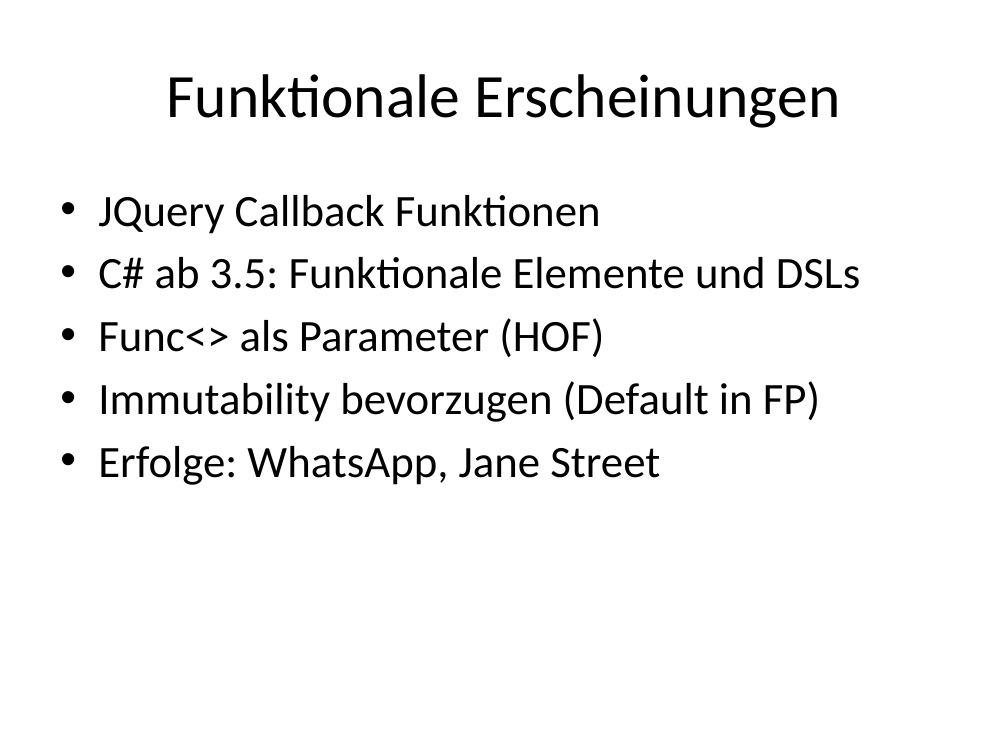
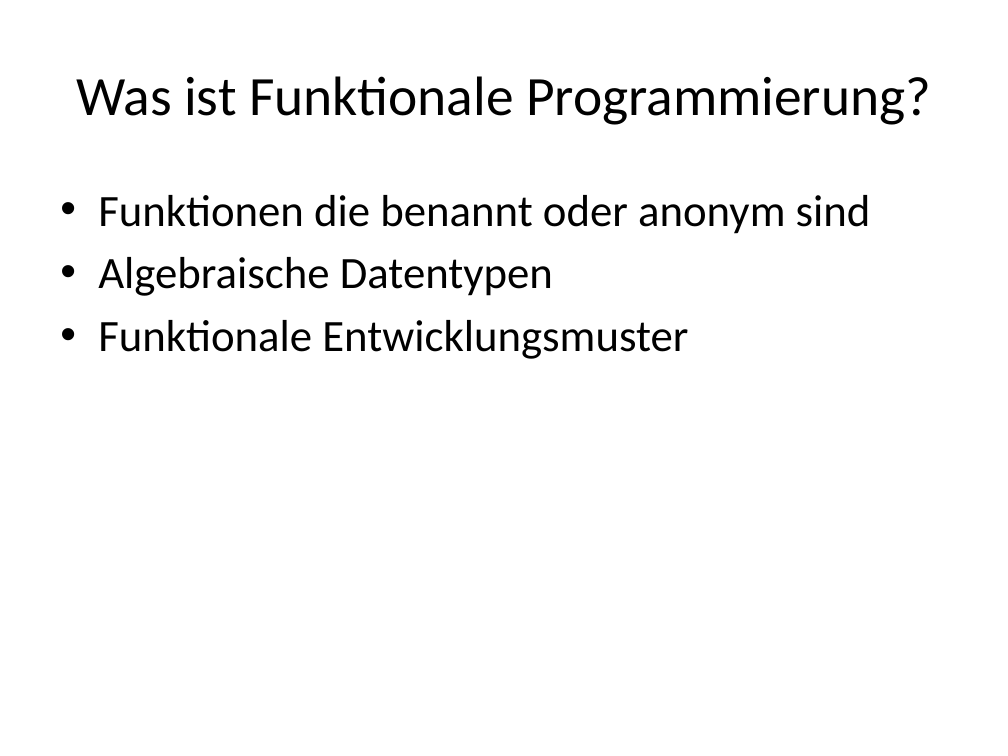
Before and after one commit to ronaldboehm/talks, a slide deck: slide 9 of 20151202/Einführung20151202.pptx (slide 7 before the commit). Drawn at 1008x756 pixels with LibreOffice and Linux fonts; fonts in the diff are those of the drawing. Boxes give left, top, right and bottom in pixels: in the first picture for what was removed or moved away, otherwise in the second. Text is boxed around its words. In the diff, an @@ line names an element or a change of style, - is before the commit and + after.

```diff
--- a/20151202/Einführung20151202.pptx
+++ b/20151202/Einführung20151202.pptx
@@ title at bbox=[76, 76, 931, 125]: text changed; size 44 to 39.6 pt @@
-Funktionale Erscheinungen
+Was ist Funktionale Programmierung?
@@ text at bbox=[98, 195, 871, 359]: text changed @@
-• JQuery Callback Funktionen
-• C# ab 3.5: Funktionale Elemente und DSLs
-• Func<> als Parameter (HOF)
-• Immutability bevorzugen (Default in FP)
-• Erfolge: WhatsApp, Jane Street
+• Funktionen die benannt oder anonym sind
+• Algebraische Datentypen
+• Funktionale Entwicklungsmuster
```
Also in this commit, not shown: 8 other slides changed, 7 slides added, 1 other file.
